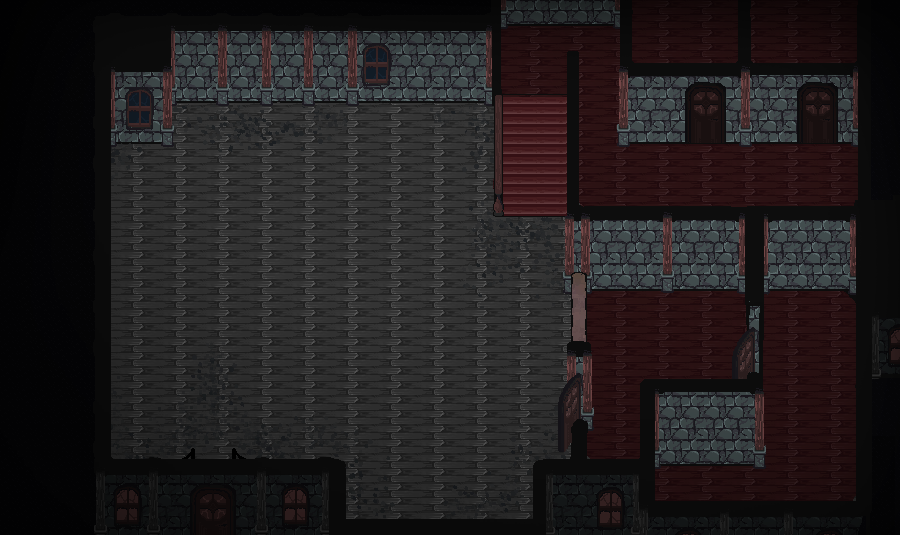
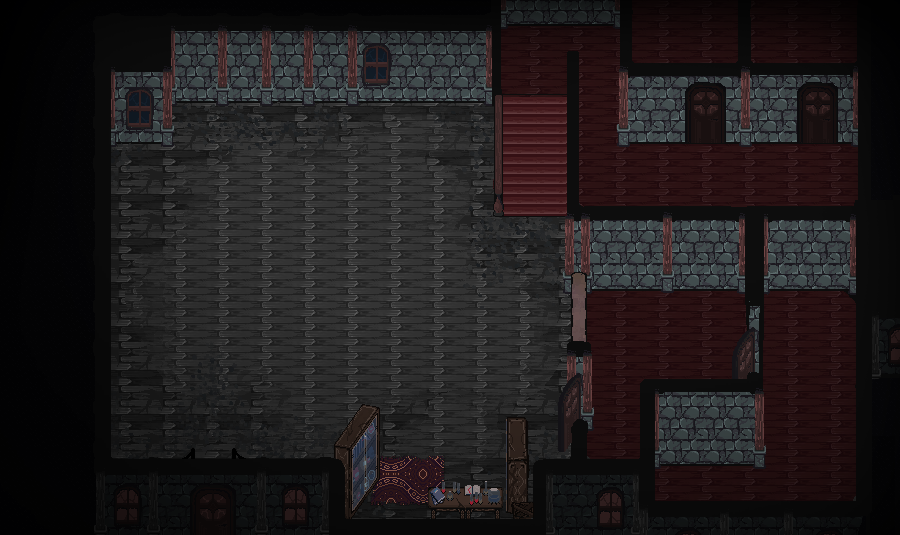
The second 900x535 image is a revision of the first. Changes to its layers:
added group "alchimist area" with 8 layers above "Arbres" over [left=334, top=404, right=534, bottom=519]
added layer "Calque 383" in group "alchimist area" over [left=352, top=415, right=377, bottom=511]
added layer "Calque 382" in group "alchimist area" over [left=352, top=415, right=377, bottom=511]
added layer "Calque 384" in group "alchimist area" over [left=430, top=481, right=501, bottom=509]
added layer "Calque 381" in group "alchimist area" over [left=334, top=404, right=534, bottom=519]
added layer "Calque 385" in group "alchimist area" over [left=371, top=456, right=444, bottom=505]
added layer "Sol copie" above "Sol" over [left=0, top=0, right=900, bottom=535]
